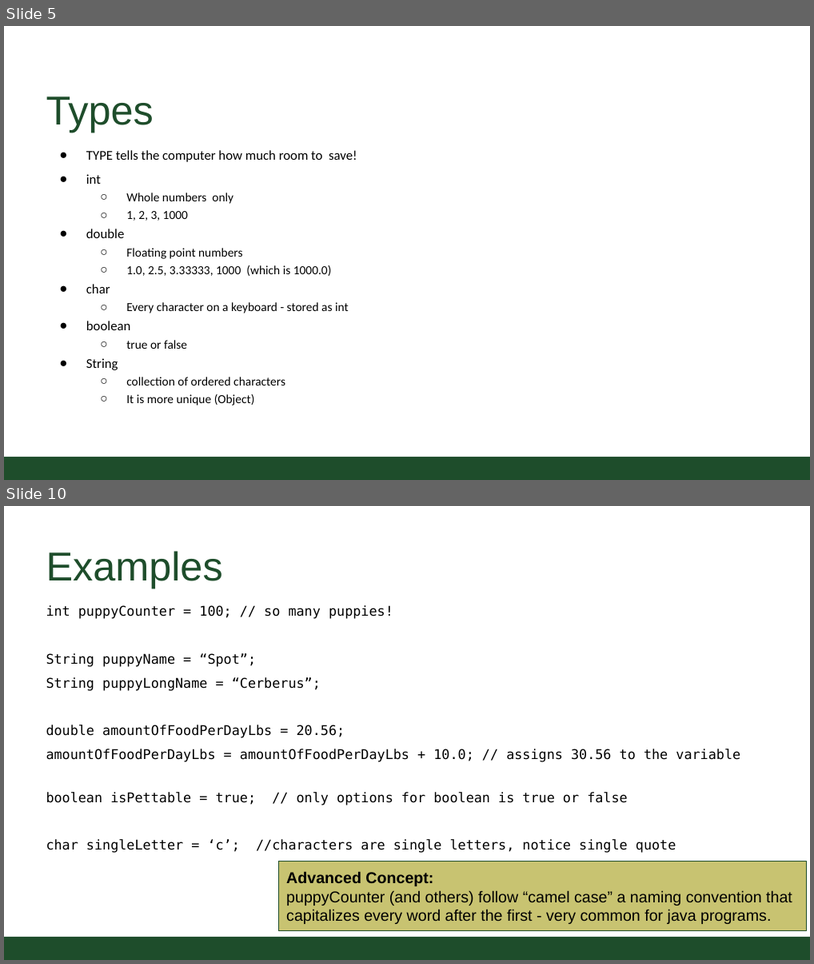
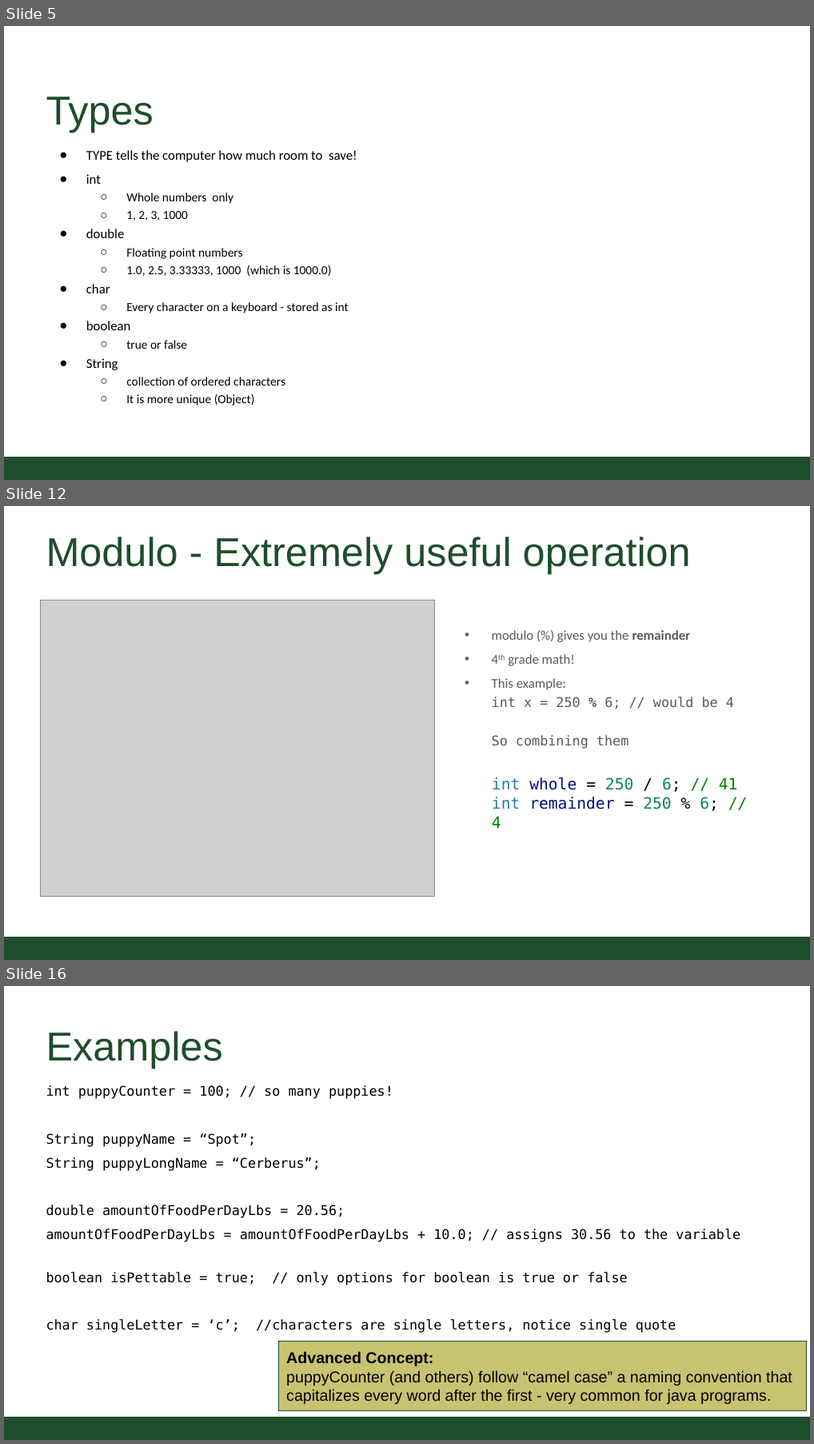
Before and after one commit to CSU-CompSci-CS163-4/Handouts, a slide deck: slides/On-Campus/02_01_Variables.pptx. Shown one above the other, each under a label of ours: slides 5 and 10 before the commit, slides 5, 12 and 16 after it; the slides between them are not shown. The pictures are 814x964 and 814x1444 pixels, drawn with LibreOffice and Linux fonts; fonts in the diff are those of the drawing; grey boxes stand for pictures; background and template pictures are left out. Boxes give left, top, right and bottom in pixels: in the first picture for what was removed or moved away, otherwise in the second. Text is boxed around its words. In the diff, an @@ line names an element or a change of style, - is before the commit and + after.

```diff
--- a/slides/On-Campus/02_01_Variables.pptx
+++ b/slides/On-Campus/02_01_Variables.pptx
@@ slide 12 added at (4, 506, 810, 960), background #FFFFFF; not listed: 1 template element that a slide beside it also shows @@
@@ title added at (46, 536, 691, 574), 36 pt, text #1E4D2B @@
+Modulo - Extremely useful operation
@@ picture added at (40, 600, 434, 896) @@
@@ text added at (492, 630, 734, 748), 12 pt, text #59595B @@
+• modulo (%) gives you the remainder
+• 4th grade math!
+• This example:
+  int x = 250 % 6; // would be 4
+  So combining them
@@ text added at (492, 777, 738, 811), 14 pt, text #001080 @@
+int whole = 250 / 6; // 41
+int remainder = 250 % 6; // 4
@@ what was slide 10 is now slide 16 @@
```
Also in this commit, not shown: 6 slides changed, 5 other slides added, 3 other files.
